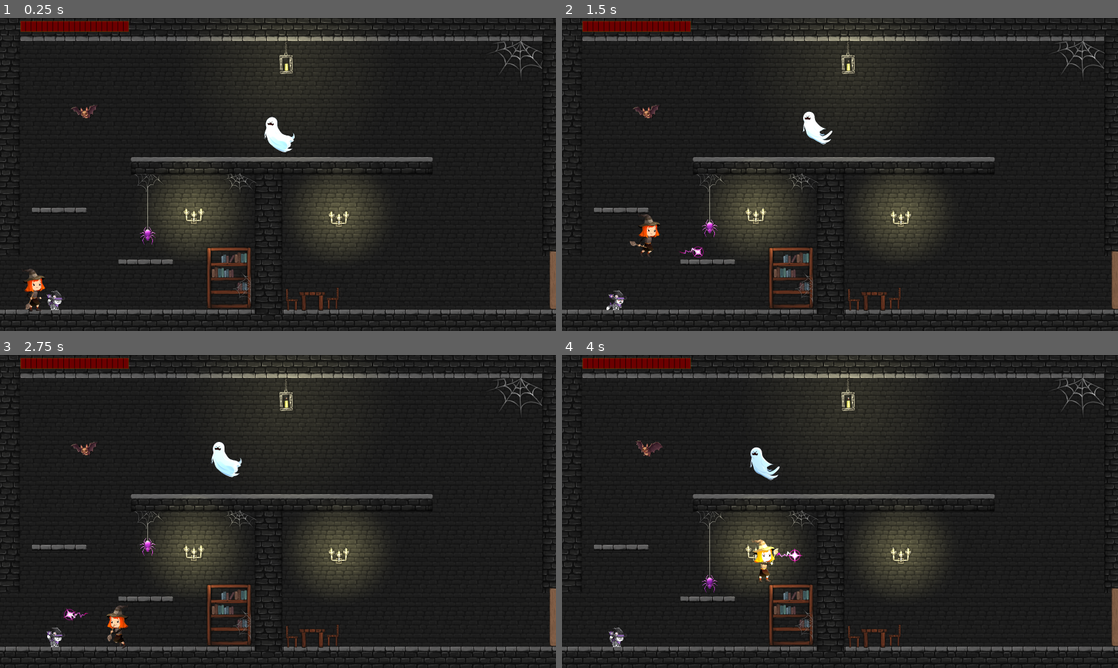
Above: before the commit, frames 1-4 (two rows, left to right).
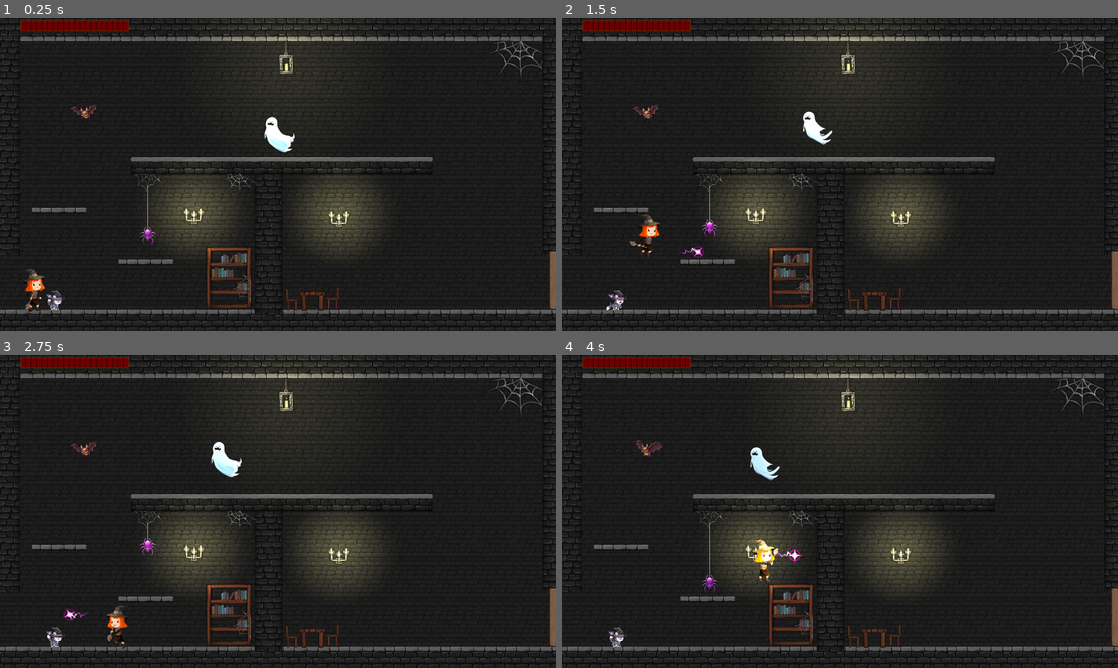
Above: after the commit, the same moments.

Repository: stellar-flame/cauldron
Game: Godot game, scene res://platformer/door1/Scene1.tscn
Two runs of this game, one before a commit and one after it. Both use one fixed random seed, a clock stepped at 60 frames per second and the inputs below.
Inputs:
- Up to frame 1 (0.25 s): no input
- Up to frame 2 (1.5 s): tap Enter (luna_jump) at 0.5, 0.77 s; hold Right (luna_right) from 0.53 s (still down); tap E (luna_attack) at 0.6 s; tap X (stella_paw_attack) at 1.35 s
- Up to frame 3 (2.75 s): tap Enter (luna_jump) at 1.52 s; release Right (luna_right) at 2.03 s; hold Left (luna_left) from 2.03 s (still down); tap E (luna_attack) at 2.1 s
- Up to frame 4 (4 s): release Left (luna_left) at 2.78 s; hold Right (luna_right) from 2.78 s (still down); tap X (stella_paw_attack) at 2.85 s; tap Enter (luna_jump) at 3.02, 3.77 s; tap E (luna_attack) at 3.6 s

The runs differ from the first frame. In frame 1, 0.2% of the frame differs, in the area x 3-24%, y 0-5%; in frame 2, 0.2%; in frame 3, 0.2%; in frame 4, 0.2%.

Commit message:
Health Refactor

Diff:
--- a/platformer/characters/luna/Luna.gd
+++ b/platformer/characters/luna/Luna.gd
@@ -1,6 +1,5 @@
 extends CharacterBody2D
 
-var health
 
 @export  var spell: PackedScene
 
@@ -8,6 +7,7 @@
 const JUMP_VELOCITY = -625.0
 @onready var direction = 0
 @onready var sprite = $AnimatedSprite2D
+@onready var health = $Health
 
 var max_jumps = 2
 var jump_count = 0
@@ -48,9 +48,6 @@
 		sprite.take_damage()
 		health.reduce_health(damage)
 
-func die():
-	sprite.die()
-
 func _cast_spell():
 	var s = spell.instantiate()
 	if (sprite.flip_h):
@@ -64,3 +61,7 @@
 
 func _on_animated_sprite_2d_died():
 	queue_free()
+
+
+func _on_health_died():
+	sprite.die()
--- a/platformer/characters/luna/Luna.tscn
+++ b/platformer/characters/luna/Luna.tscn
@@ -25,6 +25,7 @@
 [ext_resource type="Texture2D" uid="uid://ba72btu5moipx" path="res://assets/luna/run/run_004.png" id="16_w4jqo"]
 [ext_resource type="Texture2D" uid="uid://cl7e0d1ybarps" path="res://assets/luna/run/run_005.png" id="17_oqcl7"]
 [ext_resource type="Script" path="res://platformer/characters/luna/LunaAnimate.gd" id="25_5l2ur"]
+[ext_resource type="PackedScene" uid="uid://caju08k51fjps" path="res://platformer/health/Health.tscn" id="26_3w5x0"]
 
 [sub_resource type="CapsuleShape2D" id="CapsuleShape2D_aikpy"]
 radius = 32.0
@@ -153,7 +154,10 @@
 animation = &"idle"
 script = ExtResource("25_5l2ur")
 
+[node name="Health" parent="." instance=ExtResource("26_3w5x0")]
+
 [connection signal="animation_finished" from="AnimatedSprite2D" to="AnimatedSprite2D" method="_on_animation_finished"]
 [connection signal="cast_spell" from="AnimatedSprite2D" to="." method="_cast_spell"]
 [connection signal="died" from="AnimatedSprite2D" to="." method="_on_animated_sprite_2d_died"]
 [connection signal="frame_changed" from="AnimatedSprite2D" to="AnimatedSprite2D" method="_on_frame_changed"]
+[connection signal="died" from="Health" to="." method="_on_health_died"]
--- a/platformer/door1/Scene1.gd
+++ b/platformer/door1/Scene1.gd
@@ -6,7 +6,6 @@
 @onready var stella = $Stella
 
 func _ready():
-	luna.health = $LunaHealth
 	exit_control.scene_id = scene_id
 	exit_control.next_scene = "res://platformer/door1/Scene2.tscn"
 	if (Global.previous_scene_id and Global.previous_scene_id > scene_id):
@@ -17,6 +16,3 @@
 func init_position(character :CharacterBody2D, vector: Vector2):
 	character.position = vector
 	character.get_node("AnimatedSprite2D").flip_h = true
-
-func _on_luna_health_died():
-	luna.die()
--- a/platformer/door1/Scene1.tscn
+++ b/platformer/door1/Scene1.tscn
@@ -24,8 +24,8 @@
 [ext_resource type="PackedScene" path="res://platformer/enemies/bat/Bat.tscn" id="22_7vgnf"]
 [ext_resource type="PackedScene" uid="uid://c2ehadlrw56to" path="res://platformer/characters/luna/Luna.tscn" id="23_sbjhe"]
 [ext_resource type="PackedScene" path="res://platformer/characters/stella/Stella.tscn" id="24_fqfpm"]
-[ext_resource type="PackedScene" path="res://platformer/health/Health.tscn" id="25_rtafg"]
 [ext_resource type="PackedScene" uid="uid://eeq7sucf4aq1" path="res://platformer/enemies/spider/Spider.tscn" id="26_7etp7"]
+[ext_resource type="PackedScene" uid="uid://v34pqajgnrm4" path="res://platformer/hud/Hud.tscn" id="26_gvofu"]
 
 [sub_resource type="Curve2D" id="Curve2D_ppkf3"]
 _data = {
@@ -182,17 +182,18 @@
 position = Vector2(256, 1279)
 collision_mask = 1
 
-[node name="LunaHealth" parent="." instance=ExtResource("25_rtafg")]
-position = Vector2(92, 9)
-
 [node name="SpiderWithWeb" parent="." instance=ExtResource("26_7etp7")]
 position = Vector2(679, 953)
 
+[node name="HUD" parent="." instance=ExtResource("26_gvofu")]
+position = Vector2(92, 6)
+
 [connection signal="body_entered" from="EnemyZone" to="EnemyZone" method="_on_body_entered"]
 [connection signal="body_exited" from="EnemyZone" to="EnemyZone" method="_on_body_exited"]
-[connection signal="died" from="LunaHealth" to="." method="_on_luna_health_died"]
+[connection signal="health_changed" from="Luna/Health" to="HUD" method="_on_luna_health_changed"]
 
 [editable path="Scene/Floating_platform"]
 [editable path="Scene/Wall"]
 [editable path="Scene/LeftWall"]
 [editable path="Scene/RightWall"]
+[editable path="Luna"]
--- a/platformer/health/Health.gd
+++ b/platformer/health/Health.gd
@@ -4,16 +4,13 @@
 @onready var max_health: float = 20
 @onready var current_health: float = max_health
 
-signal health_changed(current_health)
+signal health_changed(health)
 signal died
-
-@onready var bar = $TextureProgressBar
-
 
 func set_health(value: int) -> void:
 	current_health = value
-	bar.value = current_health/max_health * 100
-	emit_signal("health_changed", current_health)
+	var percent = current_health/max_health * 100
+	emit_signal("health_changed", percent)
 	print("Health ", current_health)
 	print(current_health/max_health)
 	print("Bar Health ", (current_health/max_health) * 100 )
@@ -28,6 +25,4 @@
 
 func die() -> void:
 	emit_signal("died")
-	# Add any other logic for when the entity dies, e.g., hiding the character, playing an animation, etc.
-	# For this example, I'll just print:
 	print("Died!")
--- a/platformer/health/Health.tscn
+++ b/platformer/health/Health.tscn
@@ -1,21 +1,6 @@
-[gd_scene load_steps=6 format=3]
+[gd_scene load_steps=2 format=3 uid="uid://caju08k51fjps"]
 
 [ext_resource type="Script" path="res://platformer/health/Health.gd" id="1_w1wfl"]
-[ext_resource type="Texture2D" uid="uid://dt2ikp0u8u0ca" path="res://assets/Health/Border_Style_3.png" id="3_igvd4"]
-[ext_resource type="Texture2D" uid="uid://djf86wo3eb4mn" path="res://assets/Health/LifeBarBG.png" id="18_d7a35"]
-[ext_resource type="Texture2D" uid="uid://bb6cri6464q35" path="res://assets/Health/LifeBarProgress.png" id="20_3bbjr"]
-[ext_resource type="Script" path="res://platformer/health/TextureProgressBar.gd" id="21_1xrpt"]
 
 [node name="Health" type="Node2D"]
 script = ExtResource("1_w1wfl")
-
-[node name="TextureProgressBar" type="TextureProgressBar" parent="."]
-offset_left = 2.0
-offset_top = 4.0
-offset_right = 502.0
-offset_bottom = 54.0
-texture_under = ExtResource("18_d7a35")
-texture_over = ExtResource("3_igvd4")
-texture_progress = ExtResource("20_3bbjr")
-tint_over = Color(0.847059, 1, 0.0352941, 0.266667)
-script = ExtResource("21_1xrpt")
--- /dev/null
+++ b/platformer/hud/Hud.gd
@@ -0,0 +1,6 @@
+extends Node2D
+
+@onready var hp = $TextureProgressBar
+
+func _on_luna_health_changed(current_health):
+	hp.value = current_health
--- /dev/null
+++ b/platformer/hud/Hud.tscn
@@ -0,0 +1,21 @@
+[gd_scene load_steps=6 format=3 uid="uid://v34pqajgnrm4"]
+
+[ext_resource type="Script" path="res://platformer/hud/Hud.gd" id="1_vwblq"]
+[ext_resource type="Texture2D" uid="uid://djf86wo3eb4mn" path="res://assets/Health/LifeBarBG.png" id="2_u135v"]
+[ext_resource type="Texture2D" uid="uid://dt2ikp0u8u0ca" path="res://assets/Health/Border_Style_3.png" id="3_tbr84"]
+[ext_resource type="Texture2D" uid="uid://bb6cri6464q35" path="res://assets/Health/LifeBarProgress.png" id="4_bnb8w"]
+[ext_resource type="Script" path="res://platformer/hud/TextureProgressBar.gd" id="5_ufbrs"]
+
+[node name="HUD" type="Node2D"]
+script = ExtResource("1_vwblq")
+
+[node name="TextureProgressBar" type="TextureProgressBar" parent="."]
+offset_left = 2.0
+offset_top = 4.0
+offset_right = 502.0
+offset_bottom = 54.0
+texture_under = ExtResource("2_u135v")
+texture_over = ExtResource("3_tbr84")
+texture_progress = ExtResource("4_bnb8w")
+tint_over = Color(0.847059, 1, 0.0352941, 0.266667)
+script = ExtResource("5_ufbrs")
Not shown: 1 places in platformer/characters/luna/Luna.tscn that only renumber resources
Not shown: 1 places in platformer/door1/Scene1.tscn that only renumber resources
Renamed: platformer/health/TextureProgressBar.gd -> platformer/hud/TextureProgressBar.gd
